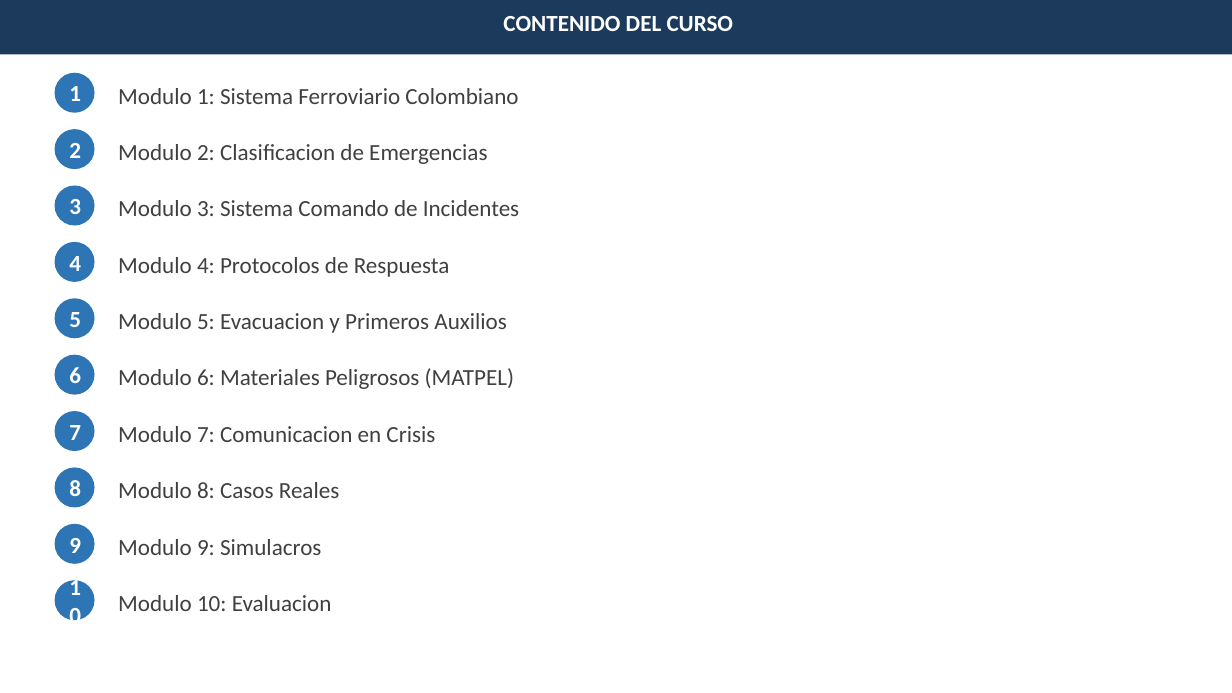
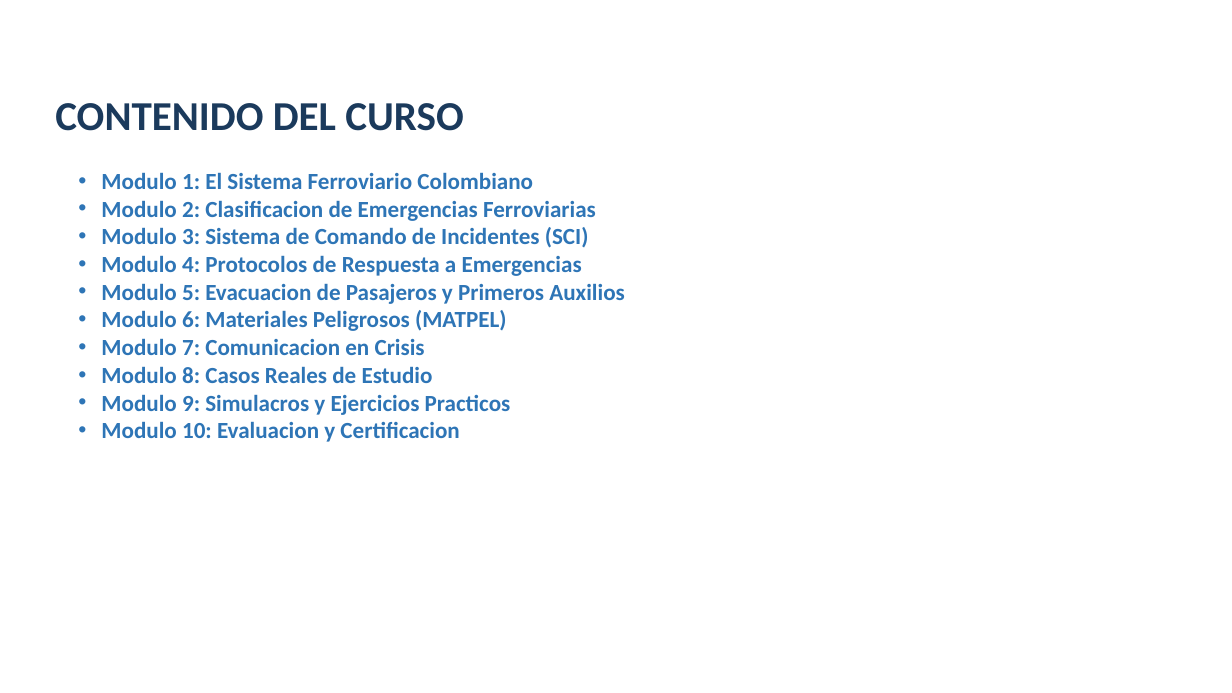
Before and after one commit to brookeprueba1/capacitacion-emergencias-ferroviarias, a slide deck: slide 2 of PRESENTACION_EMERGENCIAS_FERROVIARIAS_COLOMBIA.pptx. Drawn at 1232x693 pixels with LibreOffice and Linux fonts; fonts in the diff are those of the drawing. Boxes give left, top, right and bottom in pixels: in the first picture for what was removed or moved away, otherwise in the second. Text is boxed around its words. In the diff, an @@ line names an element or a change of style, - is before the commit and + after.

```diff
--- a/PRESENTACION_EMERGENCIAS_FERROVIARIAS_COLOMBIA.pptx
+++ b/PRESENTACION_EMERGENCIAS_FERROVIARIAS_COLOMBIA.pptx
@@ rectangle removed at bbox=[0, 0, 1232, 55] @@
@@ text "CONTENIDO DEL CURSO": place and size @@
-text "CONTENIDO DEL CURSO" at bbox=[503, 16, 734, 31]
+text "CONTENIDO DEL CURSO" at bbox=[55, 103, 463, 131]
@@ text "CONTENIDO DEL CURSO" at bbox=[55, 103, 463, 131]: size 18 to 32 pt, text colour #FFFFFF to #1B3A5C; alignment centre to left; vertical alignment top to bottom @@
@@ ellipse removed at bbox=[55, 73, 94, 113] @@
-1
@@ text removed at bbox=[118, 88, 518, 104] @@
-Modulo 1: Sistema Ferroviario Colombiano
@@ ellipse removed at bbox=[55, 129, 94, 169] @@
-2
@@ text removed at bbox=[118, 144, 487, 164] @@
-Modulo 2: Clasificacion de Emergencias
@@ text added at bbox=[101, 172, 625, 442], 18 pt, text #2E75B6, bold @@
+• Modulo 1: El Sistema Ferroviario Colombiano
+• Modulo 2: Clasificacion de Emergencias Ferroviarias
+• Modulo 3: Sistema de Comando de Incidentes (SCI)
+• Modulo 4: Protocolos de Respuesta a Emergencias
+• Modulo 5: Evacuacion de Pasajeros y Primeros Auxilios
+• Modulo 6: Materiales Peligrosos (MATPEL)
+• Modulo 7: Comunicacion en Crisis
+• Modulo 8: Casos Reales de Estudio
+• Modulo 9: Simulacros y Ejercicios Practicos
+• Modulo 10: Evaluacion y Certificacion
@@ ellipse removed at bbox=[55, 186, 94, 226] @@
-3
@@ text removed at bbox=[118, 200, 519, 216] @@
-Modulo 3: Sistema Comando de Incidentes
@@ ellipse removed at bbox=[55, 242, 94, 282] @@
-4
@@ text removed at bbox=[118, 257, 450, 277] @@
-Modulo 4: Protocolos de Respuesta
@@ ellipse removed at bbox=[55, 299, 94, 338] @@
-5
@@ text removed at bbox=[118, 313, 507, 333] @@
-Modulo 5: Evacuacion y Primeros Auxilios
@@ ellipse removed at bbox=[55, 355, 94, 395] @@
-6
@@ text removed at bbox=[118, 368, 514, 389] @@
-Modulo 6: Materiales Peligrosos (MATPEL)
@@ ellipse removed at bbox=[55, 411, 94, 451] @@
-7
@@ text removed at bbox=[118, 426, 435, 442] @@
-Modulo 7: Comunicacion en Crisis
@@ ellipse removed at bbox=[55, 468, 94, 507] @@
-8
@@ text removed at bbox=[118, 482, 339, 498] @@
-Modulo 8: Casos Reales
@@ ellipse removed at bbox=[55, 524, 94, 564] @@
-9
@@ text removed at bbox=[118, 539, 321, 555] @@
-Modulo 9: Simulacros
@@ ellipse removed at bbox=[55, 580, 94, 620] @@
-10
@@ text removed at bbox=[118, 595, 332, 611] @@
-Modulo 10: Evaluacion
```
Also in this commit, not shown: 14 other slides changed, 7 slides added, 6 slides removed.
